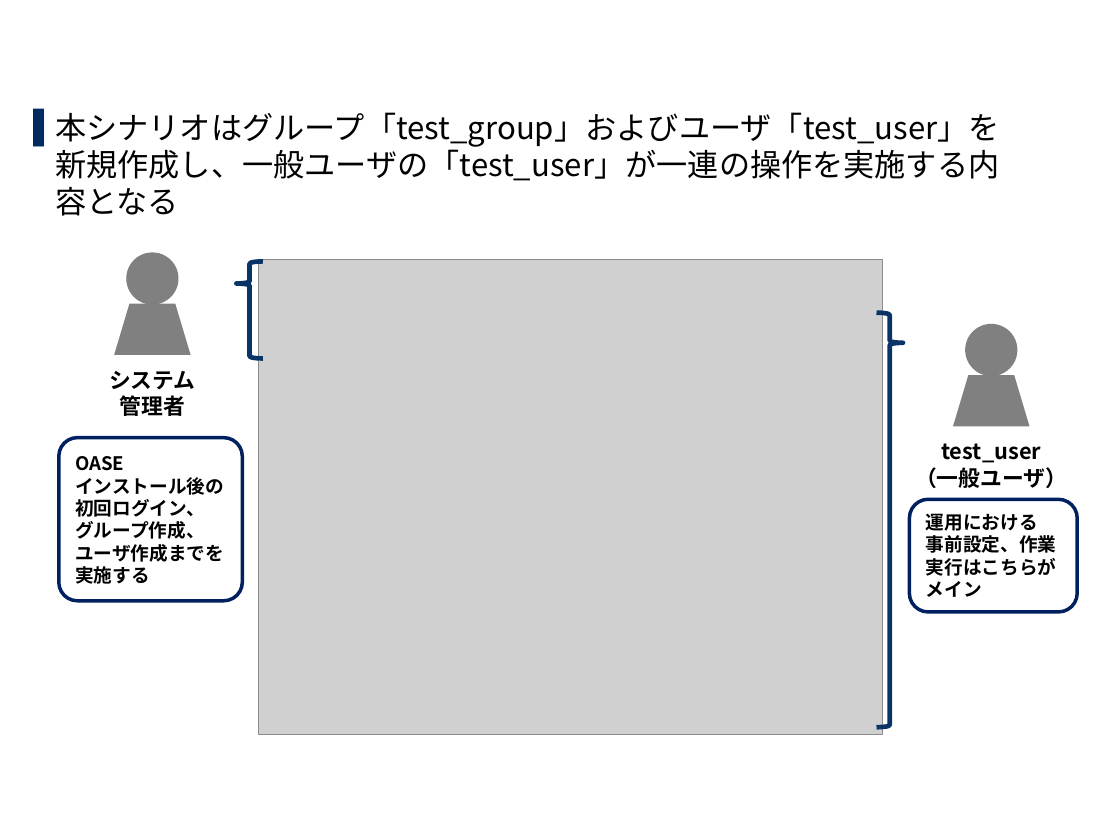
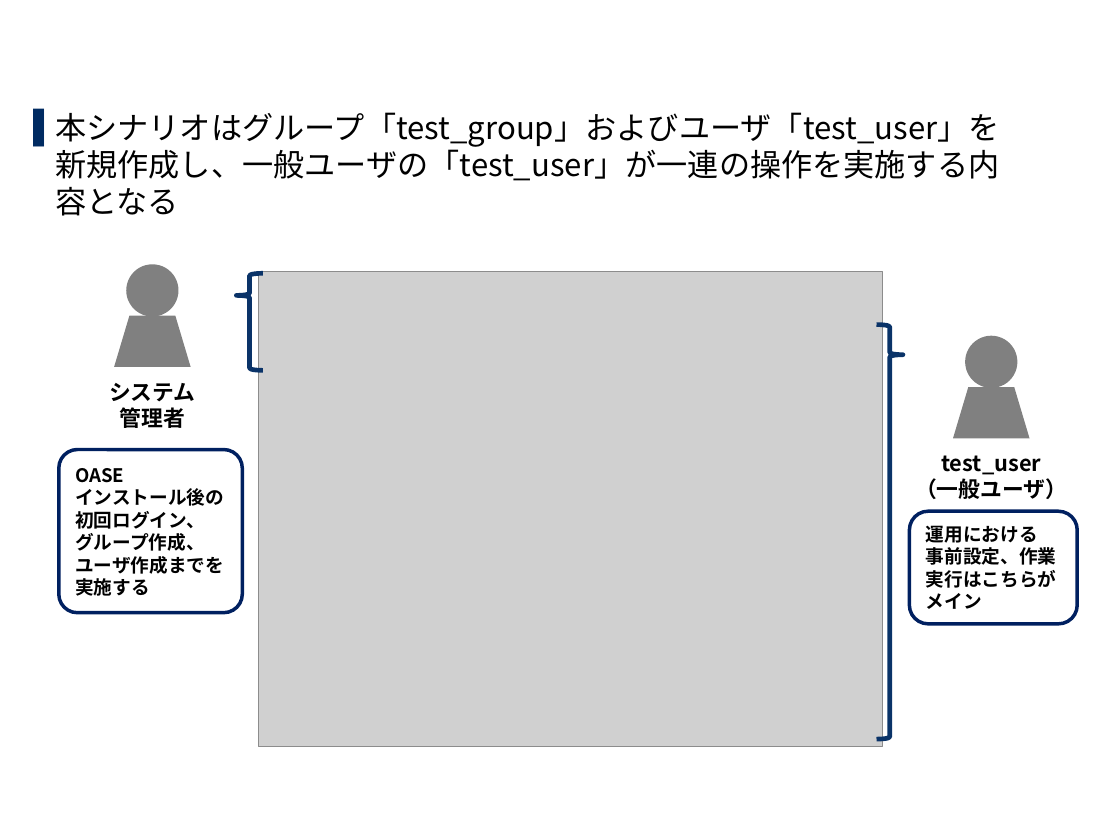
Before and after one commit to exastro-suite/oase-docs, a slide deck: slide 8 of asset/Learn_ja/OASE-base_ITA-Driver_practice_ja.pptx. Drawn at 1120x840 pixels with LibreOffice and Linux fonts; fonts in the diff are those of the drawing; grey boxes stand for pictures; background and template pictures are left out. Boxes give left, top, right and bottom in pixels: in the first picture for what was removed or moved away, otherwise in the second. Text is boxed around its words. In the diff, an @@ line names an element or a change of style, - is before the commit and + after.

```diff
--- a/asset/Learn_ja/OASE-base_ITA-Driver_practice_ja.pptx
+++ b/asset/Learn_ja/OASE-base_ITA-Driver_practice_ja.pptx
@@ 2 rounded rectangles, 2 ellipses, 1 picture, 1 text, 1 flow chart manual operation, 1 left brace: place and size @@
-2 rounded rectangles, 2 ellipses, 1 picture, 1 text, 1 flow chart manual operation, 1 left brace at (59, 252, 1077, 735)
+2 rounded rectangles, 2 ellipses, 1 picture, 1 text, 1 flow chart manual operation, 1 left brace at (59, 264, 1077, 746)
@@ 1 text, 1 left brace, 1 flow chart manual operation: place and size @@
-1 text, 1 left brace, 1 flow chart manual operation at (877, 312, 1067, 727)
+1 text, 1 left brace, 1 flow chart manual operation at (877, 325, 1067, 739)
```
Also in this commit, not shown: 1 other file.
